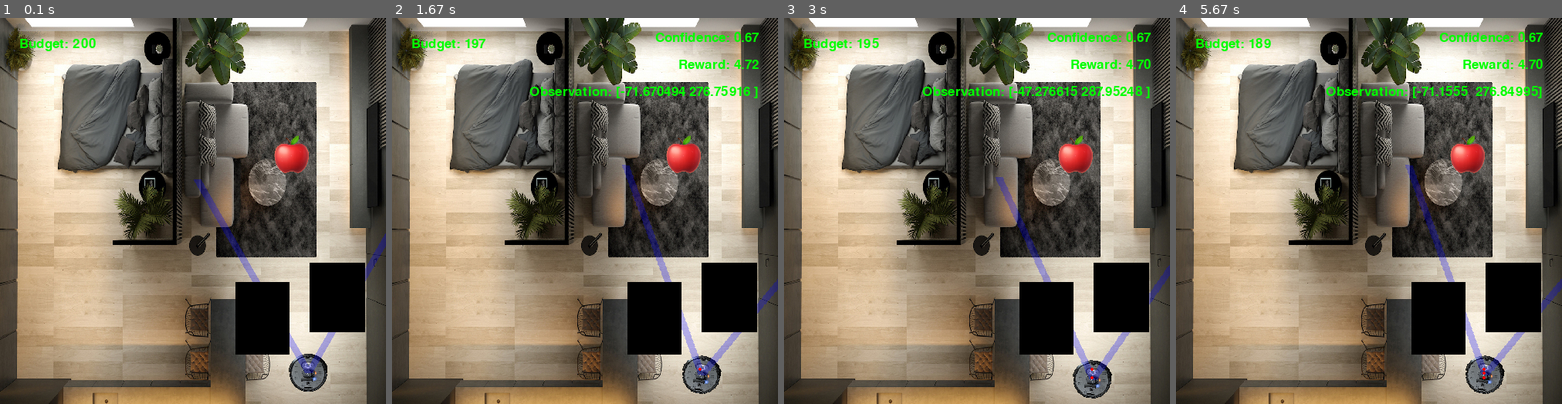
Above: before the commit, frames 1-4 (left to right).
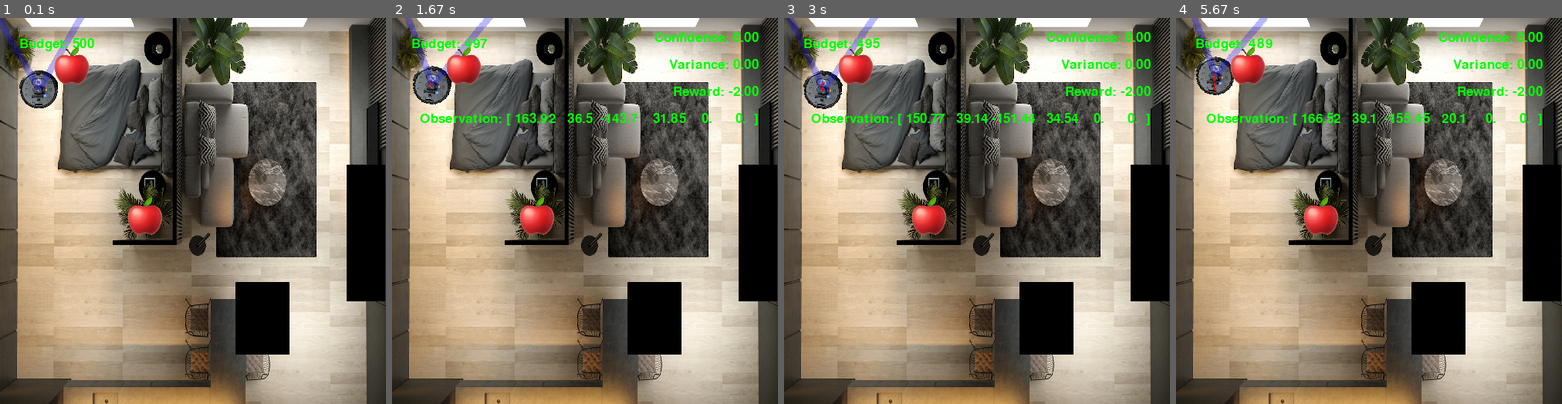
Above: after the commit, the same moments.

Repository: Anwealso/ReLOaD
Game: pygame game, started from reload/simplesim/env_gym.py
Same seed, same stepped clock (60 frames per second), same inputs: the game is played once before the commit and once after it.
Inputs:
- Up to frame 1 (0.1 s): no input
- Up to frame 2 (1.67 s): hold Right 0.33-0.8 s; hold Up 0.83-1.13 s; hold Right from 1.17 s (still down)
- Up to frame 3 (3 s): release Right at 1.72 s; hold Left 1.75-2.42 s; hold Down from 2.45 s (still down)
- Up to frame 4 (5.67 s): release Down at 3.27 s; hold Left 3.3-4.22 s; hold Up 4.25-5.25 s; tap Space at 4.32, 5.35 s; hold Right from 5.28 s (still down)

The runs differ from the first frame. In frame 1, 9.7% of the frame differs, in the area x 0-100%, y 0-97%; in frame 2, 12%, in the area x 3-100%, y 0-98%; in frame 3, 12%; in frame 4, 12%.

Commit message:
Fixed things spawning inside obstacles and modified confidence-based reward

Diff:
--- a/reload/simplesim/env.py
+++ b/reload/simplesim/env.py
@@ -221,7 +221,8 @@
 
         self.curriculum = 1  # no limit unless this member variable is set manually
         self.min_target_dist = 0  # was 80
-        self.spawn_walls(1)
+        self.num_walls = 2
+        self.spawn_walls(self.num_walls)
         self.spawn_robot(player_fov)
         self.spawn_targets(self.num_targets)
 
@@ -275,7 +276,7 @@
                     and (y - (self.player_size / 2) < wall.ymax)
                 ):
                     # Point is inside wall
-                    valid == False
+                    valid = False
 
             if valid:
                 break
@@ -297,6 +298,7 @@
         Returns:
             None
         """
+        # print("\n\n\n")
         for _ in range(0, num_to_spawn):
             # rank = random.choice([1, 1, 1, 2, 2, 3])
             rank = 1
@@ -312,26 +314,33 @@
             if current_max_target_dist == self.min_target_dist:
                 current_max_target_dist += 5  # avoid infinite or very long loops
 
+            # print("Attempting spawn:")
             while True:
                 x, y = (
                     random.randrange(0 + size // 2, self.window_size - size // 2),
                     random.randrange(0 + size // 2, self.window_size - size // 2),
                 )
 
-                for wall in self.walls:
-                    # If part of the target is inside wall
-                    if (
-                        (x + (size / 2) > wall.xmin)
-                        and (y + (size / 2) > wall.ymin)
-                        and (x - (size / 2) < wall.xmax)
-                        and (y - (size / 2) < wall.ymax)
-                    ):
+                # CHeck its within the curriculum zone
+                dS = math.sqrt((x - self.robot.x) ** 2 + (y - self.robot.y) ** 2)
+                if (dS >= self.min_target_dist) and (dS <= current_max_target_dist):
+
+                    # Check target is not inside wall
+                    valid = True
+                    for wall in self.walls:
+                        if (
+                            (x + (size / 2) > wall.xmin)
+                            and (y + (size / 2) > wall.ymin)
+                            and (x - (size / 2) < wall.xmax)
+                            and (y - (size / 2) < wall.ymax)
+                        ):
+                            # Inside wall
+                            # print("invalid :(")
+                            valid = False
+                    if valid:
+                        # print(f"valid!, {x}, {y}")
+                        # If target spawn wasnt inside and walls
                         break
-
-                dS = math.sqrt((x - self.robot.x) ** 2 + (y - self.robot.y) ** 2)
-
-                if (dS >= self.min_target_dist) and (dS <= current_max_target_dist):
-                    break
 
             # print(f"current_max_target_dist: {current_max_target_dist}")
             self.targets.append(Target(rank, x, y))
@@ -644,7 +653,7 @@
         self.budget = self.starting_budget
 
         self.walls.clear()
-        self.spawn_walls(2)
+        self.spawn_walls(self.num_walls)
         self.spawn_robot(self.robot.fov)
         self.targets.clear()
         self.spawn_targets(self.num_targets)
--- a/reload/simplesim/env_gym.py
+++ b/reload/simplesim/env_gym.py
@@ -58,7 +58,7 @@
                 "targets": spaces.Box(
                     low=-max_dist,
                     high=max_dist,
-                    shape=(2, num_targets),
+                    shape=(3, num_targets),
                     dtype=np.float32,
                 ),  # target relative positions (x,y)
                 # "current_conf": spaces.Box(
@@ -77,31 +77,31 @@
 
     def _get_obs(self):
         # Target relative positions (dx,dy)
-        target_rel_positions = np.zeros(
-            shape=(2, len(self.game.targets)), dtype=np.float32
+        target_info = np.zeros(
+            shape=(3, len(self.game.targets)), dtype=np.float32
         )
         for i, target in enumerate(self.game.targets):
             target_x_cart = target.x
             target_y_cart = self.game.window_size - target.y
             robot_x_cart = self.game.robot.x
             robot_y_cart = self.game.window_size - self.game.robot.y
-
             dx = target_x_cart - robot_x_cart
             dy = target_y_cart - robot_y_cart
             (dx, dy) = self.world_to_body_frame(dx, dy)  # convert to body frame
-            target_rel_positions[0][i] = dx
-            target_rel_positions[1][i] = dy
+            # Add target relative positions
+            target_info[0][i] = dx
+            target_info[1][i] = dy
+            # Add current object confidences
+            target_info[2][i] = self.game.current_confidences[i]
 
         # Agent x,y,angle
         # agent = np.array([self.game.robot.x, self.game.robot.y, self.game.robot.angle]).astype(np.float32)
         # agent = np.array([self.game.robot.angle]).astype(np.float32)
 
-        # Current object confidences
-        # conf = self.game.current_confidences
 
         # observation =  spaces.utils.flatten(self.observation_space_unflattened, {"agent": agent, "targets": target_rel_positions})
         observation = spaces.utils.flatten(
-            self.observation_space_unflattened, {"targets": target_rel_positions}
+            self.observation_space_unflattened, {"targets": target_info}
         )
 
         return observation
@@ -133,15 +133,15 @@
 
         # Apply reward based on observation entropy
         # reward += self.get_entropy_reward(verbose=0) * self.game.starting_budget
-        reward += self.get_time_reward(verbose=0)
+        reward += self.get_confidence_reward(verbose=0)
 
         return reward
 
-    def get_time_reward(self, verbose=0):
-        """
-        A time based reward that gives reward proportional to the amount of
-        times each target is correctly classified in an observation (correct
-        class has the highest probability)
+    def get_confidence_reward(self, verbose=0):
+        """
+        A confidence based reward that gives reward proportional to
+        the amount of times each target is correctly classified in an
+        observation (correct class has the highest probability)
 
         Or in this case - correct class has >50% probability
 
@@ -160,37 +160,41 @@
         )
 
         # The sum confidences of each target over all time
-        target_confidences = np.sum(
+        target_sum_confidences = np.sum(
+            # correct_obs_confidences,
             correct_obs_confidences,
             axis=1,
         )
+        num_observations = np.count_nonzero(self.game.confidences, axis=1)
         # The average confidences of each target over all time
-        num_observations = np.count_nonzero(self.game.confidences, axis=1)
-        avg_target_confidences = np.divide(target_confidences, num_observations, where=(num_observations > 0), out=np.zeros_like(target_confidences))
-
-        # The average of confidences over all targets
-        avg_confidences = np.divide(np.sum(avg_target_confidences), self.game.num_targets)
+        avg_target_confidences = np.divide(target_sum_confidences, num_observations, where=(num_observations > 0), out=np.zeros_like(target_sum_confidences))
+
+        # The average of confidences over all targets over all time
+        avg_confidence = np.divide(np.sum(avg_target_confidences), self.game.num_targets)
+        # The average of the target sum confidences
+        # avg_target_sum_confidences = np.divide(np.sum(target_sum_confidences), self.game.num_targets)
 
         # Apply a penalty factor for proportional to the amount of variance in
-        # the target confidences
-        variance = float(np.var(avg_target_confidences))
+        # the target sum confidences
+        variance = float(np.var(target_sum_confidences))
         # A penalty factor that scales from 1-0 for variance from 0-infty
-        similarity_factor = 1 / ((variance*10)+1)
-
-        reward = avg_confidences
+        # similarity_factor = 1 / ((variance*10)+1)
+        similarity_factor = 1 / ((variance/10)+1)
+
         scaling_factor = 10
-        reward = reward * scaling_factor * similarity_factor
+        reward = np.sum(avg_confidence)
+        # reward = np.sum(self.game.current_confidences)
+        reward = reward * similarity_factor #* scaling_factor
 
         if verbose > 0:
             # print(f"correct_obs_confidences: {correct_obs_confidences}")
-            print(f"avg_target_confidences: {avg_target_confidences}")
+            # print(f"avg_target_confidences: {avg_target_confidences}")
             # print(f"avg_confidences: {avg_confidences}")
             print(f"variance: {variance}")
             print(f"similarity_factor: {similarity_factor}")
             print(f"reward: {reward}")
 
         return reward
-
 
     def get_entropy_reward(self, verbose=0):
         """
@@ -295,7 +299,6 @@
         self.entropy = new_entropy
         return entropy_reward
 
-
     def get_goal_reward(self):
         """
         Gets the reward to give to the agent for each step that it remains in
@@ -324,32 +327,6 @@
         # print("")
 
         return step_goal_reward
-
-    # def print_goal_reward(self):
-    #     """
-    #     Gets the reward to give to the agent for each step that it remains in
-    #     the goal area.
-
-    #     Essentially the best path is if the agent expends min_cost_to_goal cost
-    #     to get to the coal and then stays within the goal area for the rest of
-    #     the episode.
-    #     """
-    #     # Get the (optimal possible) number of steps that can be spent at the goal
-    #     steps_at_goal = self.game.starting_budget - self.min_steps_to_goal()
-    #     print("")
-    #     print(f"steps_at_goal: {steps_at_goal}")
-
-    #     # Goal reward must compensate the agent for the cost to get to the goal
-    #     # plus the step costs across the whole episode.
-    #     total_goal_reward = self.min_cost_to_goal() + (self.game.starting_budget*self.step_cost)
-    #     print(f"total_goal_reward: {total_goal_reward}")
-
-    #     # The amount of the reward to give the agent for each step
-    #     step_goal_reward = total_goal_reward / steps_at_goal
-    #     print(f"step_goal_reward: {step_goal_reward}")
-    #     print("")
-
-    #     return step_goal_reward
 
     def get_closeness(self, robot, target):
         """
@@ -460,12 +437,31 @@
             reward = self._get_reward(action)
             obs = self._get_obs()
 
+
+            # Get the the set of all correct observations for each target
+            correct_obs_confidences = np.zeros_like(self.game.confidences)
+            correct_obs_confidences = np.add(
+                correct_obs_confidences,
+                self.game.confidences,
+                where=(self.game.confidences > 0.5),
+                out=np.zeros_like(self.game.confidences)
+            )
+            # The sum confidences of each target over all time
+            target_sum_confidences = np.sum(
+                # correct_obs_confidences,
+                correct_obs_confidences,
+                axis=1,
+            )
+            variance = float(np.var(target_sum_confidences))
+
+
             # Show info on scoreboard
             self.game.set_scoreboard(
                 {
-                    "Confidence": format(self.game.current_confidences[0][0], ".2f"),
+                    "Confidence": format(np.sum(self.game.current_confidences), ".2f"),
+                    "Variance": format(variance, ".2f"),
                     "Reward": format(reward, ".2f"),
-                    "Observation": obs,
+                    "Observation": np.round(obs, 2),
                 }
             )
 
@@ -505,8 +501,8 @@
 if __name__ == "__main__":
     # ------------------------------ Hyperparameters ----------------------------- #
     # Env
-    STARTING_BUDGET = 200
-    NUM_TARGETS = 1
+    STARTING_BUDGET = 500
+    NUM_TARGETS = 2
     PLAYER_FOV = 60
 
     # -------------------------------- Environment ------------------------------- #
Not shown, changed: reload/simplesim/simplesim_nav_nonholo.ipynb
